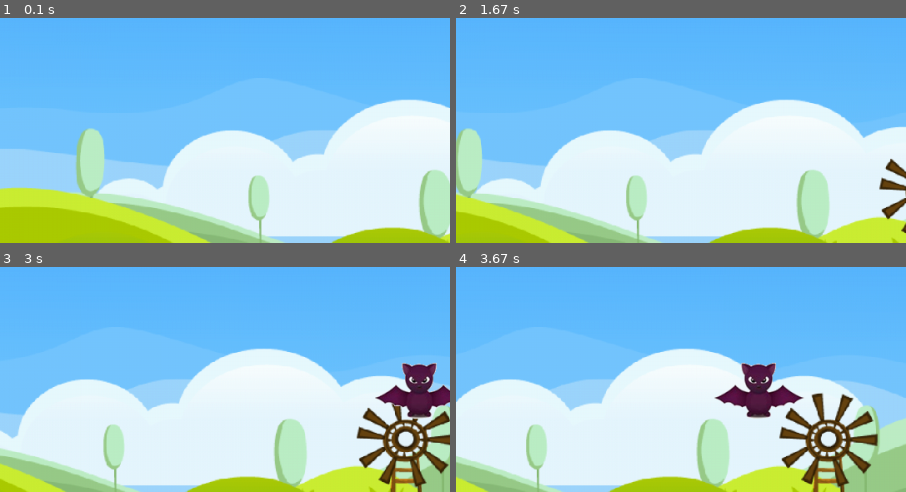
Above: before the commit, frames 1-4 (two rows, left to right).
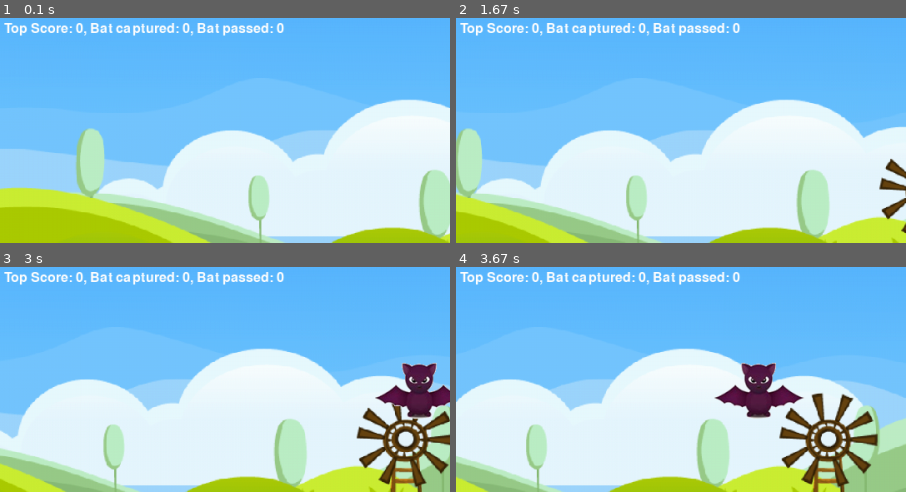
Above: after the commit, the same moments.

Repository: imn00133/PythonSeminar17
Game: pygame game, started from text_materials_test/pygame/airplane_game/8_rule_add.py
Same seed, same stepped clock (60 frames per second), same inputs: the game is played once before the commit and once after it.
Inputs:
- Up to frame 1 (0.1 s): no input
- Up to frame 2 (1.67 s): hold Left 0.33-0.87 s; hold Down 0.9-1.2 s; tap Ctrl at 0.97, 1.3, 1.6 s; hold Left 1.23-1.63 s
- Up to frame 3 (3 s): hold Up 1.67-2.03 s; tap Ctrl at 1.73, 2.13, 2.43, 2.8 s; hold Right 2.07-2.7 s; hold Down from 2.73 s (still down)
- Up to frame 4 (3.67 s): release Down at 3.1 s; hold Left 3.13-3.6 s; tap Ctrl at 3.2, 3.5 s; hold Right from 3.63 s (still down)
The pictures show only the part of the screen within x 0-50%, y 0-50%; the shares and areas given below are measured in that part.

The runs differ from the first frame. In frame 1, 1.6% of the frame differs, in the area x 0-64%, y 2-8%; in frame 2, 1.6%; in frame 3, 1.6%; in frame 4, 1.6%.

Commit message:
complete rule add file Sometimes, bat enemy do not present when game restart. But, this situration do not reproduce.

Diff:
--- a/text_materials_test/pygame/airplane_game/8_rule_add.py
+++ b/text_materials_test/pygame/airplane_game/8_rule_add.py
@@ -28,6 +28,8 @@
     비행기 class
     player로 사용될 비행기이다.
     """
+    bat_max_catch = 0
+
     def __init__(self):
         global IMAGESDICT
         super().__init__()
@@ -35,6 +37,7 @@
         self.rect = self.image.get_rect()
         self.rect.left = WINDOWWIDTH * 0.05
         self.rect.top = WINDOWWIDTH * 0.8
+        self.bat_catch = 0
 
     def change_y(self, value):
         if self.rect.top + value < 0:
@@ -54,6 +57,12 @@
 
     def position(self):
         return self.rect.left, self.rect.top
+
+    def bat_catch_add(self):
+        self.bat_catch += 1
+
+    def bat_catch_return(self):
+        return self.bat_catch
 
 
 class FireBall(pygame.sprite.Sprite):
@@ -122,7 +131,8 @@
     BATSPEED = 7
     BATTIME = 3
     bat_num = 0
-    bat_remove_time = 0
+    bat_remove_time = []
+    bat_passed = 0
 
     def __init__(self):
         """
@@ -141,11 +151,15 @@
         :return:
         """
         BatEnemy.bat_num -= 1
-        BatEnemy.bat_remove_time = time.time()
+        BatEnemy.bat_remove_time.append(time.time())
+        if len(BatEnemy.bat_remove_time) >= 2 and \
+            BatEnemy.bat_remove_time[-2]-BatEnemy.bat_remove_time[-1] < 0.1:
+            BatEnemy.bat_remove_time[-1] += 0.5
 
     def update(self):
         self.rect = self.rect.move(-self.BATSPEED, 0)
         if self.rect.left < 0:
+            BatEnemy.bat_passed += 1
             self.kill()
 
     def position(self):
@@ -189,18 +203,40 @@
     return text_surface, text_surface.get_rect()
 
 
-def disp_message(text):
-    large_text = pygame.font.Font('freesansbold.ttf', int(115*WINDOWWIDTH/ORIGINBACKGROUNDWIDTH))
-    text_surf, text_rect = text_obj(text, large_text, RED)
-    text_rect.center = ((WINDOWWIDTH/2), (WINDOWHEIGHT/2))
+def disp_message(sentence, pos_x, pos_y, size, color, position=""):
+    text = pygame.font.Font('freesansbold.ttf', int(size*WINDOWWIDTH/ORIGINBACKGROUNDWIDTH))
+    text_surf, text_rect = text_obj(sentence, text, color)
+    if position == "center":
+        text_rect.center = (pos_x, pos_y)
+    else:
+        text_rect.left = pos_x
+        text_rect.top = pos_y
     draw_object(text_surf, text_rect.left, text_rect.top)
+
+
+def game_over(bat_captured, text):
+    disp_message(text, WINDOWWIDTH/2, WINDOWHEIGHT/2, 115, RED, "center")
+    BatEnemy.bat_passed = 0
+    del(BatEnemy.bat_remove_time[:])
+    AirPlane.bat_max_catch = max(bat_captured, AirPlane.bat_max_catch)
     pygame.display.update()
     pygame.time.delay(2000)
-
-
-def crash():
-    disp_message("Crashed!")
     main()
+
+
+def draw_bat_score(bat_captured):
+    disp_message("Top Score: %d, Bat captured: %d, Bat passed: %d"
+                 % (AirPlane.bat_max_catch, bat_captured, BatEnemy.bat_passed),
+                 5, 5, 20, WHITE)
+
+
+def recreate_bat():
+    for remove_time in BatEnemy.bat_remove_time:
+        if BatEnemy.BATTIME <= time.time() - remove_time:
+            BatEnemy.bat_remove_time.pop(0)
+            return True
+        else:
+            return False
 
 
 def init_enemy_pos(image):
@@ -252,6 +288,10 @@
     # 비행기 sprite
     airplane = AirPlane()
     sprite_group.add(airplane)
+
+    # 박쥐 및 fireball 최대 개수 초기화
+    bat_maximum_num = 1
+    fireball_max_num = 1
 
     # game loop
     while True:
@@ -296,13 +336,17 @@
         draw_object(IMAGESDICT["background"], other_background_x, 0)
 
         # 박쥐가 죽으면 재시작 시간 이후 박쥐를 만든다.
-        if BatEnemy.BATTIME <= time.time() - BatEnemy.bat_remove_time \
-                and BatEnemy.bat_num <= 0:
-            bat_group.add(BatEnemy())
-            sprite_group.add(bat_group)
+        if bat_maximum_num > BatEnemy.bat_num:
+            if BatEnemy.bat_remove_time:
+                if recreate_bat():
+                    bat_group.add(BatEnemy())
+                    sprite_group.add(bat_group)
+            else:
+                bat_group.add(BatEnemy())
+                sprite_group.add(bat_group)
 
         # fireball 생성
-        if len(fireball_group) <= 0:
+        if len(fireball_group) < fireball_max_num:
             fireball_group.add(FireBall())
             sprite_group.add(fireball_group)
 
@@ -314,19 +358,36 @@
                 bat_x, bat_y = bat_collision_dict[bullet][0].position()
                 boom_group.add(Boom(bat_x, bat_y))
             sprite_group.add(boom_group)
+            airplane.bat_catch_add()
             pygame.sprite.groupcollide(bullet_group, bat_group, True, True)
+            # 박쥐, fireball의 숫자를 규칙에 따라 늘린다.
+            if airplane.bat_catch_return() % 2 == 0:
+                bat_maximum_num += 1
+            if airplane.bat_catch_return() % 4 == 0:
+                fireball_max_num += 1
+
         # 비행기와 박쥐, 파이어볼의 충돌 검사
-        airplane_crash_bat = pygame.sprite.spritecollide(airplane, bat_group, False)
-        airplane_crash_fire = pygame.sprite.spritecollide(airplane, fireball_group, False)
+        airplane_crash_bat = pygame.sprite.spritecollide(airplane, bat_group, True)
+        airplane_crash_fire = pygame.sprite.spritecollide(airplane, fireball_group, True)
         if airplane_crash_bat or airplane_crash_fire:
             # group이 그냥 초기화되면, 소멸자가 작동하지 않는 것으로 보아, 객체가 남는 것으로 보인다.
             # group을 명시적으로 비워준다.
+            if airplane_crash_bat:
+                # 박쥐와 비행기 충돌시, 리스트로 batsprite를 넘겨줘서 bat객체가 삭제되지 않는 것으로 추정.
+                del airplane_crash_bat[:]
             sprite_group.empty()
             bullet_group.empty()
             bat_group.empty()
             boom_group.empty()
             fireball_group.empty()
-            crash()
+            game_over(airplane.bat_catch_return(), "Crashed!")
+
+        # 박쥐를 잡은 개수와 넘어간 개수를 띄운다.
+        draw_bat_score(airplane.bat_catch_return())
+
+        # 박쥐가 4마리 이상 넘어가면 gameover를 출력한다.
+        if BatEnemy.bat_passed >= 4:
+            game_over(airplane.bat_catch_return(), "Game Over")
 
         # 모든 sprite의 update함수를 실행한다.
         sprite_group.update()
